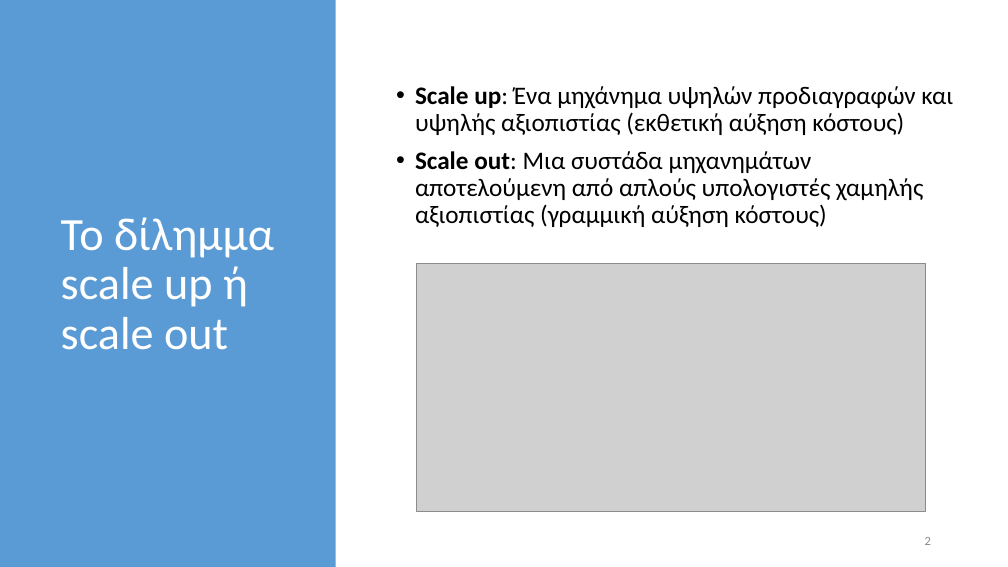
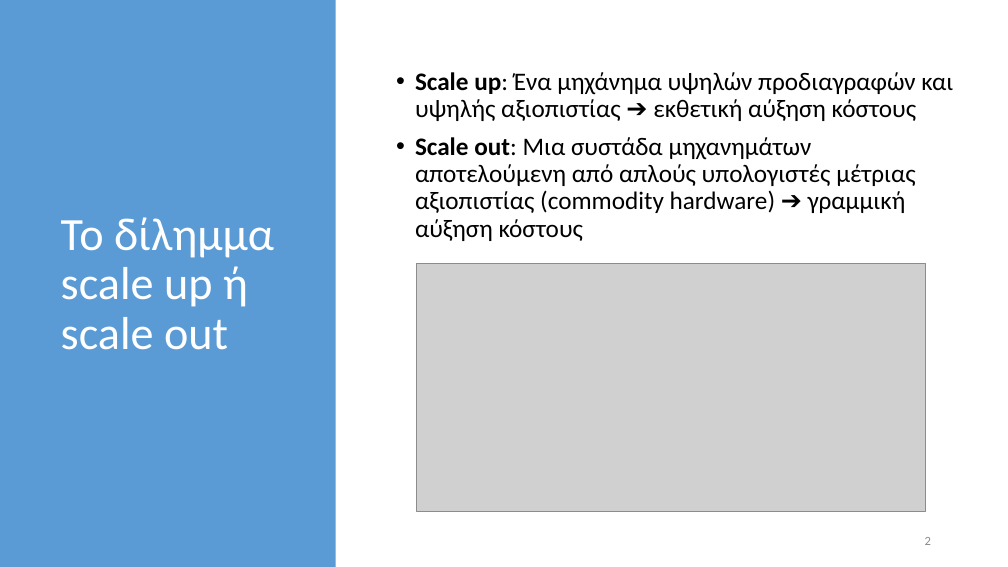
Before and after one commit to chgogos/big_data, a slide deck: slide 2 of 03. Apache Hadoop-Map Reduce.pptx. Drawn at 1008x567 pixels with LibreOffice and Linux fonts; fonts in the diff are those of the drawing; grey boxes stand for pictures. Boxes give left, top, right and bottom in pixels: in the first picture for what was removed or moved away, otherwise in the second. Text is boxed around its words. In the diff, an @@ line names an element or a change of style, - is before the commit and + after.

```diff
--- a/03. Apache Hadoop-Map Reduce.pptx
+++ b/03. Apache Hadoop-Map Reduce.pptx
@@ text at box(415, 72, 953, 241): text changed @@
-• Scale up: Ένα μηχάνημα υψηλών προδιαγραφών και υψηλής αξιοπιστίας (εκθετική αύξηση κόστους)
-• Scale out: Μια συστάδα μηχανημάτων αποτελούμενη από απλούς υπολογιστές χαμηλής αξιοπιστίας (γραμμική αύξηση κόστους)
+• Scale up: Ένα μηχάνημα υψηλών προδιαγραφών και υψηλής αξιοπιστίας ➔ εκθετική αύξηση κόστους
+• Scale out: Μια συστάδα μηχανημάτων αποτελούμενη από απλούς υπολογιστές μέτριας αξιοπιστίας (commodity hardware) ➔ γραμμική αύξηση κόστους
```
Also in this commit, not shown: 11 other slides changed, 9 other files.
